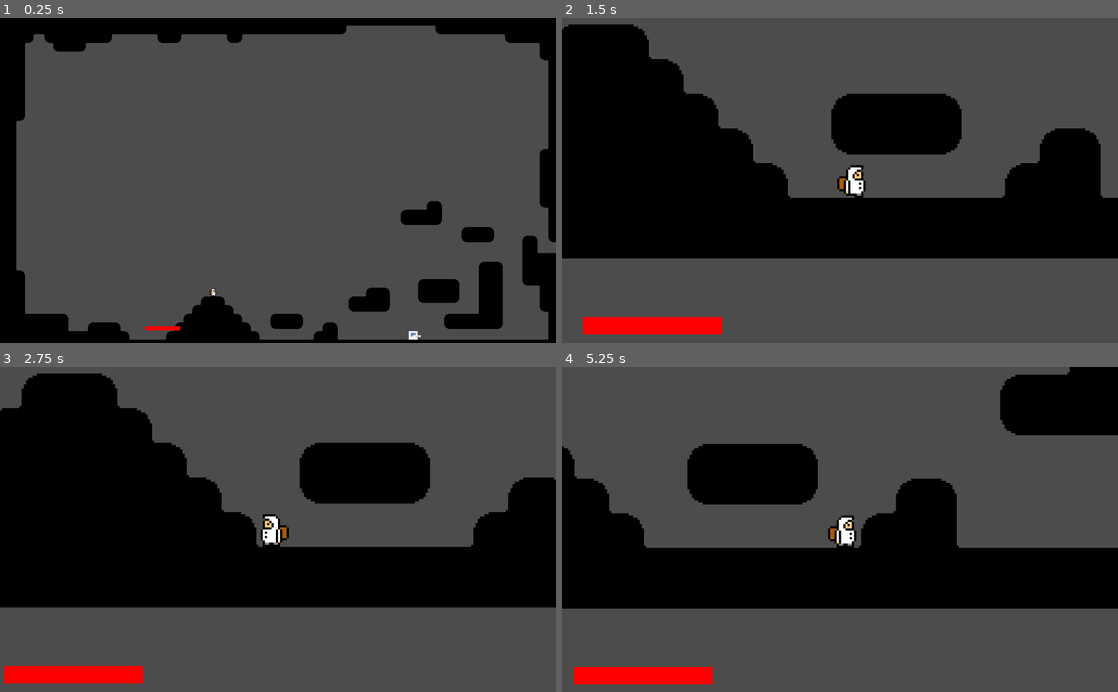
Above: before the commit, frames 1-4 (two rows, left to right).
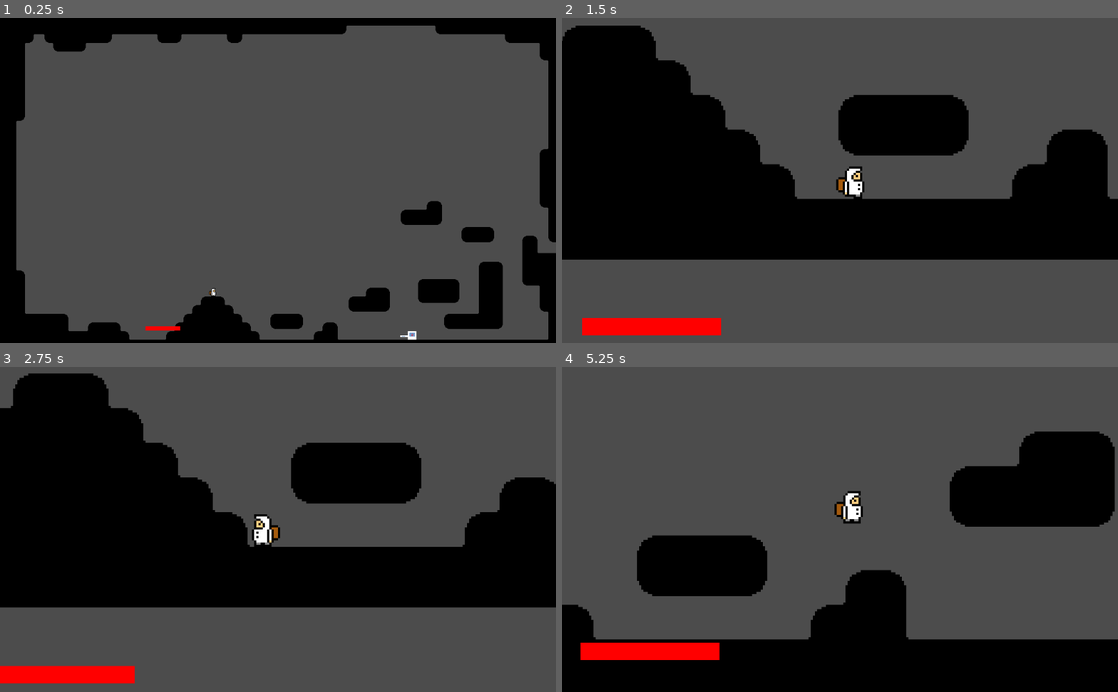
Above: after the commit, the same moments.

Repository: EispriStic/Worms3D
Game: Godot game, scene res://Scenes/MainScene/MainScene.tscn
Same seed, same stepped clock (60 frames per second), same inputs: the game is played once before the commit and once after it.
Inputs:
- Up to frame 1 (0.25 s): no input
- Up to frame 2 (1.5 s): hold Right (right) from 0.53 s (still down); tap Space (jump) at 0.6, 0.77, 1.07 s; tap } (cameraSwitch) at 1.35 s
- Up to frame 3 (2.75 s): tap Space (jump) at 1.52, 1.55, 1.82, 2.1 s; release Right (right) at 2.03 s; hold Left (left) from 2.03 s (still down)
- Up to frame 4 (5.25 s): release Left (left) at 2.78 s; hold Right (right) 2.78-4.28 s; tap } (cameraSwitch) at 2.85, 4.35 s; tap Space (jump) at 3.02, 3.05, 3.32, 3.6, 3.77, 4.07, 4.52, 4.55, 4.82, 5.1 s; hold Left (left) 4.28-5.03 s; hold Right (right) from 5.03 s (still down)

The runs differ from the first frame. In frame 1, less than 0.1% of the frame differs, in the area x 72-76%, y 96-100%; in frame 2, 3.0%; in frame 3, 2.6%; in frame 4, 54%, in the area x 0-100%, y 0-100%.

Commit message:
Gobelin toujours aussi buggé
c'est pas faute d'avoir essayé... Au moins il a gagné une extension de la RAM

Diff:
--- a/le_jeu/Scenes/Globals.gd
+++ b/le_jeu/Scenes/Globals.gd
@@ -1,8 +1,8 @@
 extends Node
 
-var gravity = 2500
-var baseSpeed = 2000
-var jumpForce = 500
+var gravity = 20
+var baseSpeed = 30
+var jumpForce = 350
 
 var rng = RandomNumberGenerator.new()
 
--- a/le_jeu/Scenes/Monsters/Enemies/Gobelin/gobelin.gd
+++ b/le_jeu/Scenes/Monsters/Enemies/Gobelin/gobelin.gd
@@ -15,42 +15,49 @@
 var aggro = false
 var player
 
-func _physics_process(delta):
+func turn():
+	pass
+
+func _process(_delta):
+	if mouvement.x > 0:
+		scale.x = -1
+	elif mouvement.x < 0:
+		scale.x = 1
+
+func _physics_process(_delta):
 	if aggro:
-		chasse(delta)
+		chasse()
 #		attaque()
 	else:
-		patrouille(delta)
-	if mouvement.x < 0:
-		scale.x = -1
-	elif mouvement.x > 0:
-		scale.x = 1
+		patrouille()
 
-func patrouille(delta):
+func patrouille():
 	if is_on_wall():	# changement de direction quand rencontre mur
 		direction *= -1
 
 	mouvement.x = Globals.baseSpeed * direction
-	mouvement.x *= speed * delta	# déplacement
+	mouvement.x *= speed # déplacement
 
 	if !is_on_floor():
-		mouvement.y += Globals.gravity * delta	# aplication de la gravité
+		mouvement.y += Globals.gravity	# aplication de la gravité
+	print("---")
+	print(scale.x)
+	mouvement = move_and_slide(mouvement, Vector2.UP)
+	print(scale.x)
 
-	mouvement = move_and_slide(mouvement, Vector2.UP)
-
-func chasse(delta):
+func chasse():
 	if is_on_wall() and is_on_floor():
 		mouvement.y  = - Globals.jumpForce	# saute si obstacle lors de la poursuite
 
 	if !is_on_floor():
-		mouvement.y += Globals.gravity * delta	# aplication de la gravité
+		mouvement.y += Globals.gravity # aplication de la gravité
 
-	direction = - sign((position - player.position).x)	# détecte la direction vers le joueur
+	direction = - sign(position.x - player.position.x)	# détecte la direction vers le joueur
 
 	mouvement.x = Globals.baseSpeed * direction
-	mouvement.x *= speed * delta	# déplacement
+	mouvement.x *= speed # déplacement
 
-	mouvement = move_and_slide(mouvement, Vector2.UP)
+	var temp = move_and_slide(mouvement, Vector2.UP)
 
 
 func _on_AggroArea_body_entered(body):
--- a/le_jeu/Scenes/Monsters/Enemies/Gobelin/gobelin.tscn
+++ b/le_jeu/Scenes/Monsters/Enemies/Gobelin/gobelin.tscn
@@ -26,8 +26,8 @@
 [node name="aggro" type="CollisionShape2D" parent="AggroArea"]
 shape = SubResource( 5 )
 
-[node name="goblinWeapon" parent="." instance=ExtResource( 3 )]
-position = Vector2( 7, 2 )
+[node name="goblinWeapon" parent="." groups=["equipment"] instance=ExtResource( 3 )]
+position = Vector2( 0, 2 )
 
 [connection signal="body_entered" from="AggroArea" to="." method="_on_AggroArea_body_entered"]
 [connection signal="body_exited" from="AggroArea" to="." method="_on_AggroArea_body_exited"]
--- a/le_jeu/Scenes/Monsters/Enemies/Gobelin/goblinWeapon.tscn
+++ b/le_jeu/Scenes/Monsters/Enemies/Gobelin/goblinWeapon.tscn
@@ -11,9 +11,11 @@
 script = ExtResource( 2 )
 
 [node name="CollisionShape2D" type="CollisionShape2D" parent="."]
+position = Vector2( 30, 0 )
 shape = SubResource( 1 )
 
 [node name="Sprite" type="Sprite" parent="."]
+position = Vector2( 30, -8.68798e-05 )
 rotation = 1.5708
 scale = Vector2( 0.1, 0.1 )
 texture = ExtResource( 1 )
--- a/le_jeu/Scenes/Player/Player.gd
+++ b/le_jeu/Scenes/Player/Player.gd
@@ -46,10 +46,10 @@
 	elif $Rotating/Sprite.get_animation() != "Idle":
 		$Rotating/Sprite.set_animation("Idle")
 
-func _physics_process(delta):
-	move(delta)
+func _physics_process(_delta):
+	move()
 
-func move(delta):
+func move():
 	# reset horizontal velocity
 	velocity.x = 0
 
@@ -59,11 +59,8 @@
 	if Input.is_action_pressed("left"):
 		velocity.x -= moveSpeed
 
-	# apply delta for smooth movement
-	velocity.x *= delta
-
 	# apply gravity
-	velocity.y += gravity * delta
+	velocity.y += gravity
 
 	# jump will happen on the next frame
 	if Input.is_action_just_pressed("jump"):
@@ -77,6 +74,3 @@
 	var damage = Globals.rng.randi_range(mini,maxi)
 	hp -= damage
 	lifeBar.value = (hp * 100) / (vitality * 10)
-
-	print("HP : ", hp)
-	print("lifeBar :", lifeBar.value)
